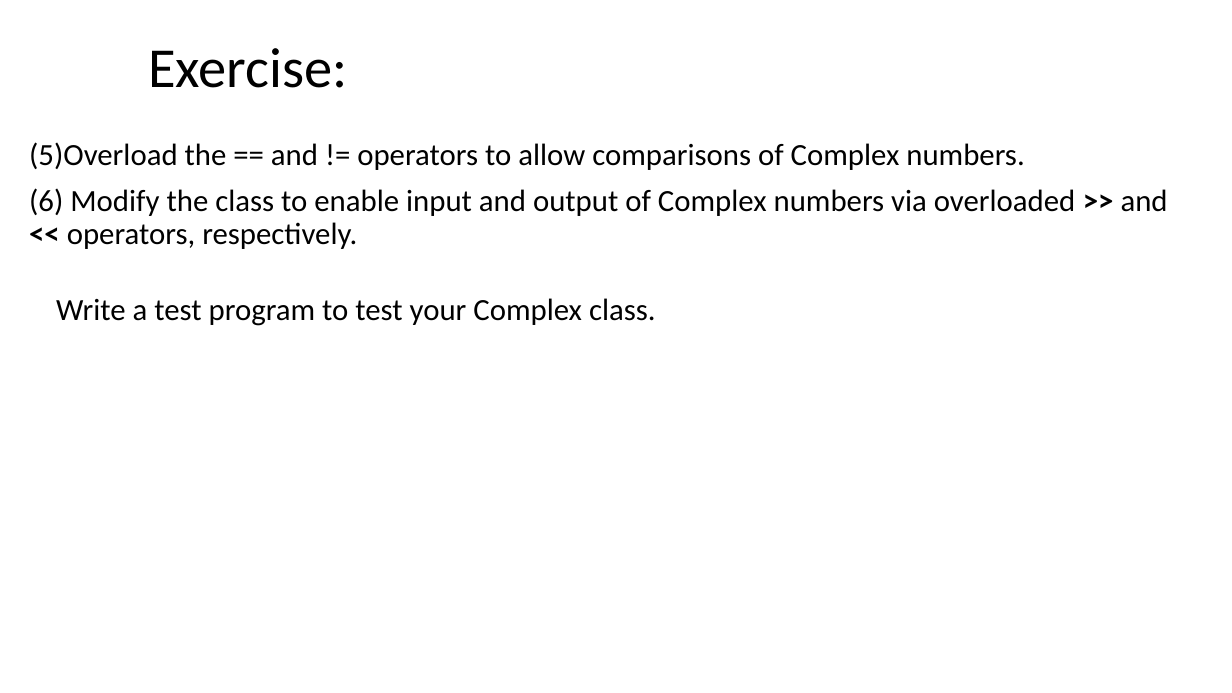
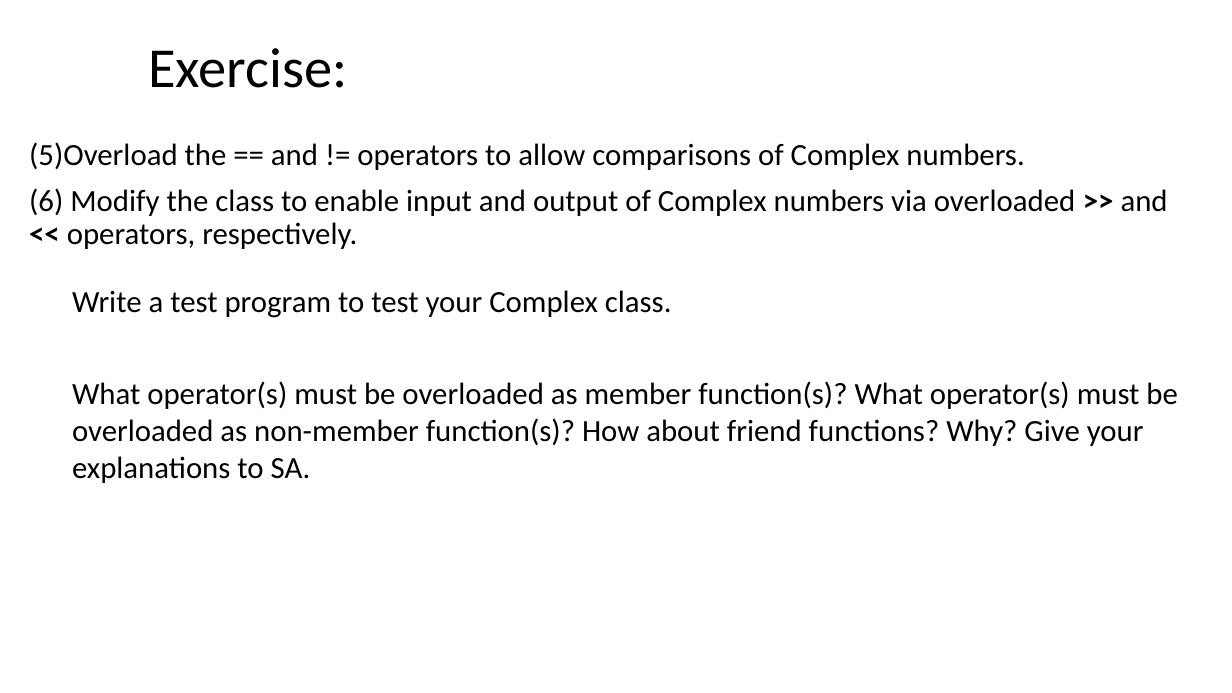
Before and after one commit to ShiqiYu/CPP, a slide deck: slide 11 of week10/Lab10.pptx (slide 10 before the commit). Drawn at 1232x693 pixels with LibreOffice and Linux fonts; fonts in the diff are those of the drawing; background and template pictures are left out. Boxes give left, top, right and bottom in pixels: in the first picture for what was removed or moved away, otherwise in the second. Text is boxed around its words. In the diff, an @@ line names an element or a change of style, - is before the commit and + after.

```diff
--- a/week10/Lab10.pptx
+++ b/week10/Lab10.pptx
@@ text "Write a test program to ...": place and size @@
-text "Write a test program to ..." at (56,298,656,326)
+text "Write a test program to ..." at (72,290,672,318)
@@ text added at (72,381,1177,483), 24 pt, text #000000 @@
+What operator(s) must be overloaded as member function(s)? What operator(s) must be
+overloaded as non-member function(s)? How about friend functions? Why? Give your
+explanations to SA.
```
Also in this commit, not shown: 5 other slides changed, 1 slide added, 2 other files.
